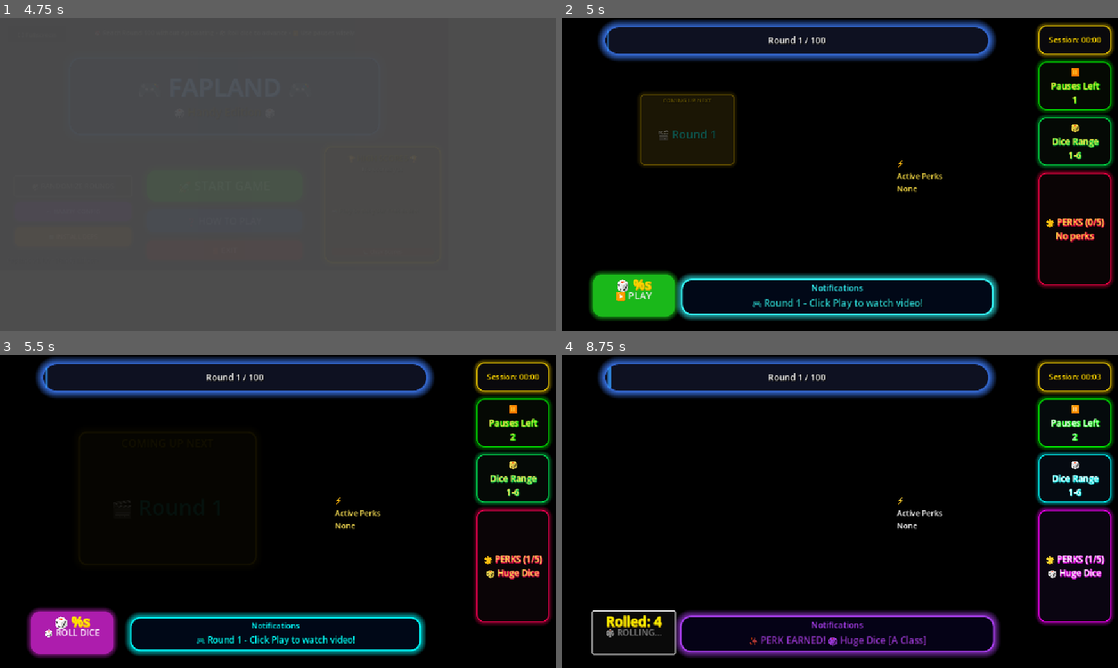
Above: before the commit, frames 1-4 (two rows, left to right).
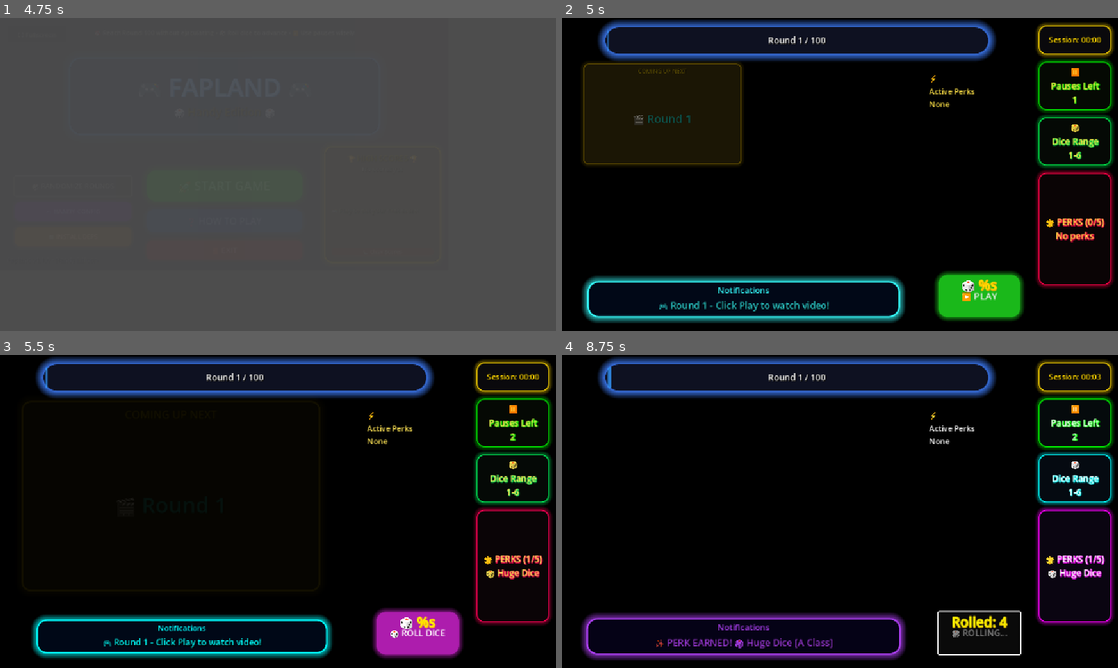
Above: after the commit, the same moments.

Repository: ZirconiumPen/FaplandHandyEdition
Game: Godot game, scene res://scenes/title_screen/title_screen.tscn
Two runs of this game, one before a commit and one after it. Both use one fixed random seed, a clock stepped at 60 frames per second and the inputs below.
Inputs (mouse positions are in pixels of both pictures, inside the frame that each line leads up to):
- Up to frame 1 (4.75 s): click "🚀 START GAME" at 0.5 s; click "🚀 START GAME" at 1.25 s; click "🎲 RANDOMIZE ROUNDS" at 2 s; click "⚙️ INSTALL DEPS" at 2.75 s; click "🗑️ Clear Scores" at 3.5 s; click "🎲 RANDOMIZE ROUNDS" at 4.25 s
- Up to frame 2 (5 s): no input
- Up to frame 3 (5.5 s): click "▶ PLAY" at 5 s
- Up to frame 4 (8.75 s): click "🎲 ROLL DICE" at 5.75 s; tap Enter at 6.5 s; move the mouse to (962, 495) at 6.52 s; click (962, 495) at 6.67 s; tap Space at 7.25 s; move the mouse to (728, 527) at 7.27 s; click (728, 527) at 7.42 s; move the mouse to (895, 442) at 8.02 s; click (895, 442) at 8.17 s

Frame 1 is identical in both runs. In frame 2, 15% of the frame differs, in the area x 3-84%, y 14-98%; in frame 3, 8.9%; in frame 4, 6.7%.

Commit message:
Double scale of coming up next box

Diff:
--- a/scenes/main_game/coming_up_box.gd
+++ b/scenes/main_game/coming_up_box.gd
@@ -1,5 +1,5 @@
 class_name ComingUpBox
-extends Panel
+extends PanelContainer
 
 const PATH_TO_SPRITESHEETS = "res://media/"
 const COLS = 10
--- a/scenes/main_game/coming_up_box.tscn
+++ b/scenes/main_game/coming_up_box.tscn
@@ -3,7 +3,7 @@
 [ext_resource type="Script" uid="uid://dpavkw2ontq5b" path="res://scenes/main_game/coming_up_box.gd" id="1_l67sd"]
 [ext_resource type="StyleBox" uid="uid://lmmq1ofjjgve" path="res://ui/coming_up_stylebox.tres" id="1_yesa7"]
 
-[node name="ComingUpBox" type="Panel"]
+[node name="ComingUpBox" type="PanelContainer"]
 anchors_preset = 8
 anchor_left = 0.5
 anchor_top = 0.5
@@ -11,20 +11,15 @@
 anchor_bottom = 0.5
 offset_left = -200.0
 offset_top = -150.0
-offset_right = 200.0
-offset_bottom = 150.0
+offset_right = 468.0
+offset_bottom = 276.0
 grow_horizontal = 2
 grow_vertical = 2
 theme_override_styles/panel = ExtResource("1_yesa7")
 script = ExtResource("1_l67sd")
 
 [node name="MarginContainer" type="MarginContainer" parent="."]
-layout_mode = 1
-anchors_preset = 15
-anchor_right = 1.0
-anchor_bottom = 1.0
-grow_horizontal = 2
-grow_vertical = 2
+layout_mode = 2
 theme_override_constants/margin_left = 10
 theme_override_constants/margin_top = 10
 theme_override_constants/margin_right = 10
@@ -43,12 +38,14 @@
 horizontal_alignment = 1
 
 [node name="Contents" type="Control" parent="MarginContainer/VBoxContainer"]
+custom_minimum_size = Vector2(640, 360)
 layout_mode = 2
 size_flags_vertical = 3
 
 [node name="AnimatedSprite2D" type="AnimatedSprite2D" parent="MarginContainer/VBoxContainer/Contents"]
 unique_name_in_owner = true
-position = Vector2(190, 121)
+position = Vector2(320, 180)
+scale = Vector2(2, 2)
 
 [node name="FallbackLabel" type="Label" parent="MarginContainer/VBoxContainer/Contents"]
 unique_name_in_owner = true
--- a/scenes/main_game/main_game.gd
+++ b/scenes/main_game/main_game.gd
@@ -28,7 +28,7 @@
 @onready var pause_count_label: Label = %PauseCountLabel
 @onready var action_button: ActionButton = %ActionButton
 @onready var dice_result: Label = %DiceResult
-@onready var coming_up_box: Panel = %ComingUpBox
+@onready var coming_up_box: ComingUpBox = %ComingUpBox
 @onready var countdown_bar: CountdownBar = %CountdownBar
 @onready var victory_popup: VictoryPopup = %VictoryPopup
 @onready var game_over_popup: GameOverPopup = %GameOverPopup
--- a/scenes/main_game/main_game.tscn
+++ b/scenes/main_game/main_game.tscn
@@ -50,19 +50,19 @@
 anchors_preset = 4
 anchor_left = 0.0
 anchor_right = 0.0
-offset_left = 161.0
-offset_top = -167.0
-offset_right = 561.0
-offset_bottom = 133.0
+offset_left = 44.0
+offset_top = -230.0
+offset_right = 712.0
+offset_bottom = 196.0
 grow_horizontal = 1
 
 [node name="ActionButton" parent="." instance=ExtResource("4_fetp2")]
 unique_name_in_owner = true
 layout_mode = 2
-offset_left = 63.0
-offset_top = 530.0
-offset_right = 233.0
-offset_bottom = 618.0
+offset_left = 779.0
+offset_top = 531.0
+offset_right = 949.0
+offset_bottom = 619.0
 
 [node name="DiceResult" type="Label" parent="ActionButton"]
 unique_name_in_owner = true
@@ -83,10 +83,10 @@
 unique_name_in_owner = true
 custom_minimum_size = Vector2(150, 220)
 layout_mode = 2
-offset_left = 693.0
-offset_top = 289.0
-offset_right = 863.0
-offset_bottom = 509.0
+offset_left = 760.0
+offset_top = 114.0
+offset_right = 930.0
+offset_bottom = 334.0
 text = "ACTIVE PERKS"
 
 [node name="RightPanel" type="VBoxContainer" parent="."]
@@ -152,10 +152,10 @@
 anchors_preset = 2
 anchor_top = 1.0
 anchor_bottom = 1.0
-offset_left = 270.0
-offset_top = -106.0
-offset_right = 870.0
-offset_bottom = -36.0
+offset_left = 76.0
+offset_top = -101.0
+offset_right = 676.0
+offset_bottom = -31.0
 grow_vertical = 0
 
 [node name="VictoryPopup" parent="." instance=ExtResource("10_r81kp")]
